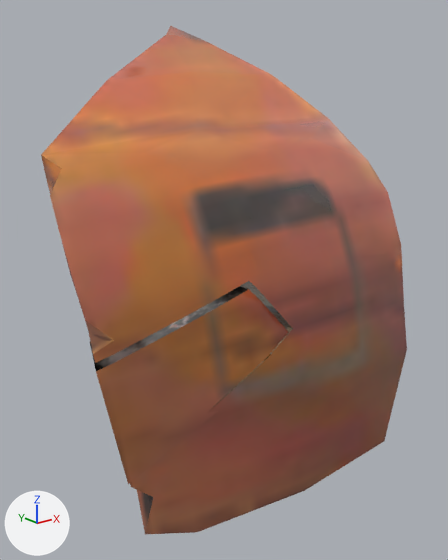
Two versions of the glTF model obj/Ceramic007.gltf, one commit apart.
Before and after are seen from a camera (50 mm lens) standing at (-0.1019, -0.0406, -0.4567) and looking at (-0.0358, 0.0421, -0.4898). Every picture has the same lights, and +X, +Y and +Z are marked at lower left. Where no turn or scale is listed for an object, it has been applied to the vertices.

Before the edit, the objects in view are built like this:
```python
ob_ceramic007 = bpy.data.objects.new('Ceramic007', me_plane_049)
ob_ceramic007.location = (-0.0506, 0.0338, -0.4977)
ob_ceramic007_001 = bpy.data.objects.new('Ceramic007_001', me_plane_102)
ob_ceramic007_001.location = (-0.0265, 0.0293, -0.4944)
ob_ceramic007_002 = bpy.data.objects.new('Ceramic007_002', me_plane_103)
ob_ceramic007_002.location = (-0.0528, 0.042, -0.4798)
ob_ceramic007_003 = bpy.data.objects.new('Ceramic007_003', me_plane_104)
ob_ceramic007_003.location = (-0.0456, 0.0308, -0.5106)
ob_ceramic007_004 = bpy.data.objects.new('Ceramic007_004', me_plane_105)
ob_ceramic007_004.location = (-0.0285, 0.0268, -0.5122)
ob_ceramic007_005 = bpy.data.objects.new('Ceramic007_005', me_plane_106)
ob_ceramic007_005.location = (-0.0318, 0.0428, -0.4705)
```
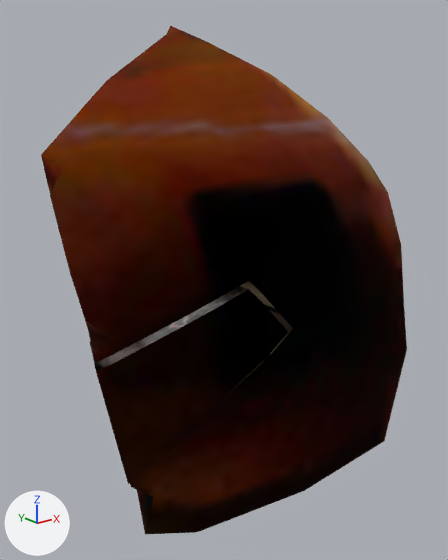
The change, as a list of edits to the scene's bpy script:
```text
Add mat_harrow:
    mat_harrow = bpy.data.materials.new('Harrow')
    # colours: black #000000
    # uses the picture img_branalp_diffuse_baked_jpg
Change me_plane_049:
    where me_plane_049.from_pydata(...)  # 33 vertices, 62 faces; spans x -0.0146..0.0153, y -0.0087..0.0091, z -0.0176..0.011
    remove me_plane_049.materials.append(mat_branalp)
    add me_plane_049.materials.append(mat_harrow)
Change me_plane_102:
    where me_plane_102.from_pydata(...)  # 41 vertices, 78 faces; spans x -0.0155..0.0177, y -0.0084..0.0099, z -0.0268..0.0122
    remove me_plane_102.materials.append(mat_branalp)
    add me_plane_102.materials.append(mat_harrow)
Change me_plane_103:
    where me_plane_103.from_pydata(...)  # 47 vertices, 90 faces; spans x -0.0134..0.0133, y -0.014..0.02, z -0.015..0.0227
    remove me_plane_103.materials.append(mat_branalp)
    add me_plane_103.materials.append(mat_harrow)
Change me_plane_104:
    where me_plane_104.from_pydata(...)  # 33 vertices, 62 faces; spans x -0.0166..0.0135, y -0.0076..0.0095, z -0.0161..0.0167
    remove me_plane_104.materials.append(mat_branalp)
    add me_plane_104.materials.append(mat_harrow)
Change me_plane_105:
    where me_plane_105.from_pydata(...)  # 23 vertices, 42 faces; spans x -0.0071..0.0148, y -0.0055..0.0054, z -0.0128..0.0143
    remove me_plane_105.materials.append(mat_branalp)
    add me_plane_105.materials.append(mat_harrow)
Change me_plane_106:
    where me_plane_106.from_pydata(...)  # 54 vertices, 104 faces; spans x -0.0188..0.0236, y -0.0183..0.0258, z -0.015..0.0248
    remove me_plane_106.materials.append(mat_branalp)
    add me_plane_106.materials.append(mat_harrow)
```

Changed parts and their boxes (x1, y1, x2, y2) in the pictures (448 x 560 px):
'Ceramic007_005', recoloured (orange to brown)
    both: (100, 26, 402, 259)
'Ceramic007_002', recoloured (orange to brown)
    both: (41, 89, 262, 363)
'Ceramic007_003', recoloured (brown to black)
    both: (130, 324, 310, 534)
'Ceramic007', recoloured
    both: (90, 286, 288, 484)
'Ceramic007_001', recoloured (brown to black)
    both: (241, 252, 407, 442)
'Ceramic007_004', recoloured
    both: (289, 349, 383, 497)
